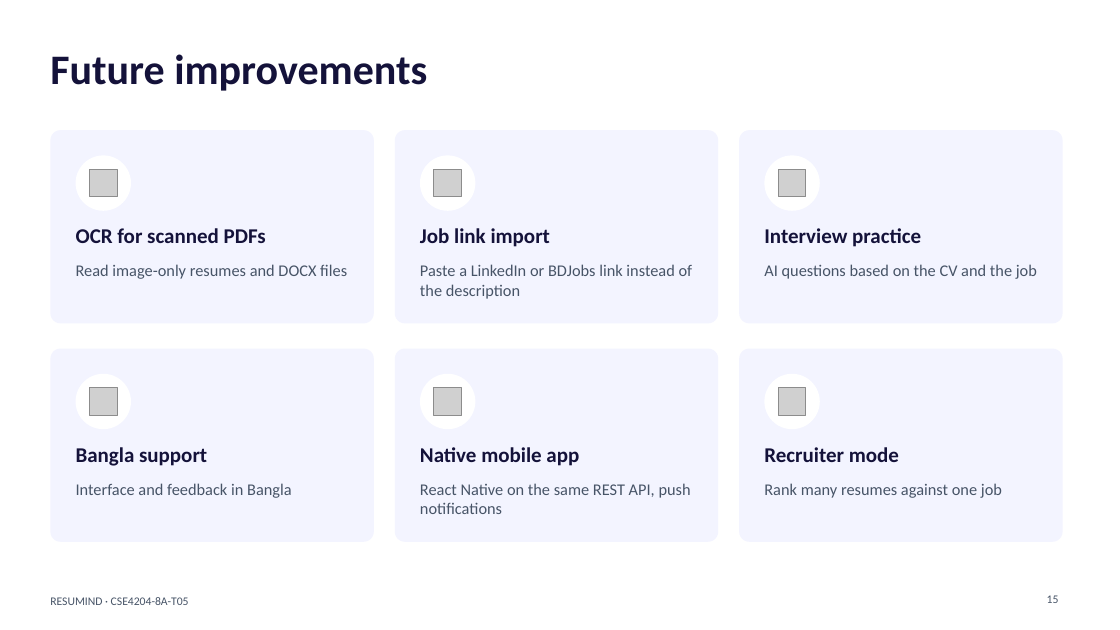
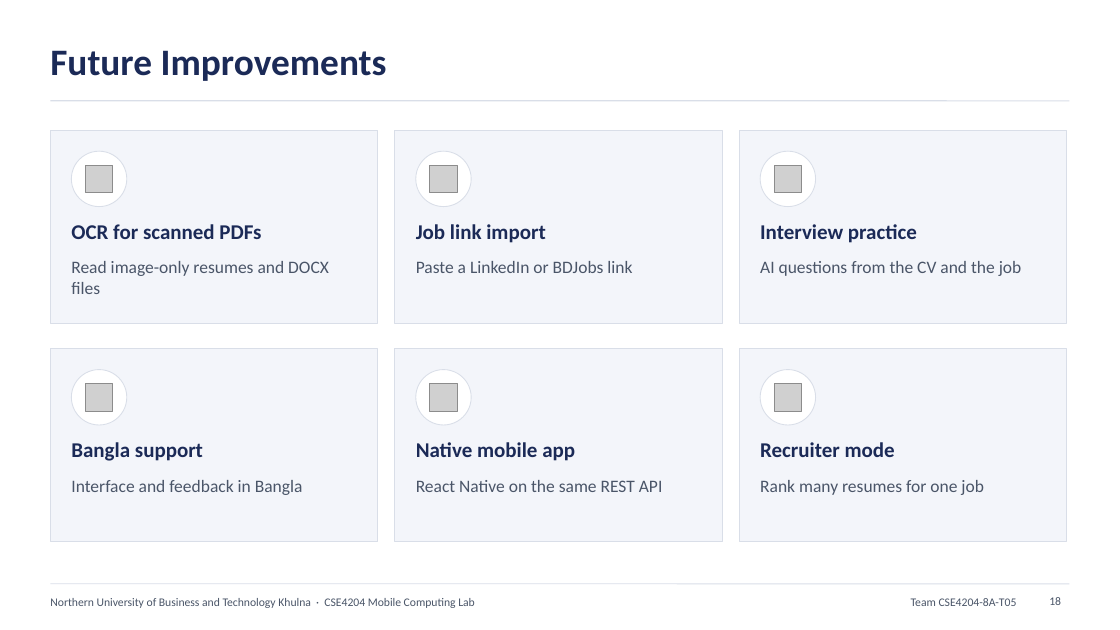
Before and after one commit to mahamud894/AI_Resume_Analyzer, a slide deck: slide 18 of documentation/Week 13 Assignment — Presentation/CSE4204-8A-T05 Presentation.pptx (slide 15 before the commit). Drawn at 1120x630 pixels with LibreOffice and Linux fonts; fonts in the diff are those of the drawing; grey boxes stand for pictures. Boxes give left, top, right and bottom in pixels: in the first picture for what was removed or moved away, otherwise in the second. Text is boxed around its words. In the diff, an @@ line names an element or a change of style, - is before the commit and + after.

Commit message:
docs: presentation in standard university style

```diff
--- a/documentation/Week 13 Assignment — Presentation/CSE4204-8A-T05 Presentation.pptx
+++ b/documentation/Week 13 Assignment — Presentation/CSE4204-8A-T05 Presentation.pptx
@@ title at (x1=50, y1=50, x2=387, y2=81): text changed; size 36 to 32 pt; text colour #14123A to #1B2A57 @@
-Future improvements
+Future Improvements
@@ line added from (50, 101) to (1070, 101), #D9DEE8 1 pt @@
@@ rounded rectangle removed at (x1=50, y1=130, x2=374, y2=323) @@
@@ rectangle added at (x1=50, y1=130, x2=378, y2=323), fill #F3F5FA, outline #D9DEE8 0.75 pt @@
@@ rounded rectangle removed at (x1=395, y1=130, x2=718, y2=323) @@
@@ rectangle added at (x1=395, y1=130, x2=723, y2=323), fill #F3F5FA, outline #D9DEE8 0.75 pt @@
@@ rounded rectangle removed at (x1=739, y1=130, x2=1063, y2=323) @@
@@ rectangle added at (x1=739, y1=130, x2=1067, y2=323), fill #F3F5FA, outline #D9DEE8 0.75 pt @@
@@ outline none to #D9DEE8 0.75 pt in 6 elements at (x1=71, y1=370, x2=127, y2=425), (x1=416, y1=370, x2=471, y2=425), (x1=760, y1=370, x2=816, y2=425), (x1=71, y1=151, x2=127, y2=207), (x1=416, y1=151, x2=471, y2=207), (x1=760, y1=151, x2=816, y2=207) @@
@@ 6 ellipses, 6 pictures moved together from (x1=76, y1=155, x2=820, y2=429) to (x1=71, y1=151, x2=816, y2=425) @@
@@ text colour #14123A to #1B2A57 in 6 elements at (x1=416, y1=442, x2=575, y2=461), (x1=71, y1=224, x2=261, y2=239), (x1=416, y1=224, x2=545, y2=243), (x1=71, y1=442, x2=203, y2=461), (x1=760, y1=442, x2=895, y2=457), (x1=760, y1=224, x2=917, y2=243) @@
@@ text "Read image-only resumes and DOCX ..." at (x1=71, y1=261, x2=329, y2=294): size 14 to 15 pt, text colour #475467 to #4A5568 @@
@@ text at (x1=416, y1=261, x2=632, y2=273): text changed; size 14 to 15 pt; text colour #475467 to #4A5568 @@
-Paste a LinkedIn or BDJobs link instead of the description
+Paste a LinkedIn or BDJobs link
@@ text at (x1=760, y1=261, x2=1022, y2=276): text changed; size 14 to 15 pt; text colour #475467 to #4A5568 @@
-AI questions based on the CV and the job
+AI questions from the CV and the job
@@ rounded rectangle removed at (x1=50, y1=349, x2=374, y2=542) @@
@@ rectangle added at (x1=50, y1=349, x2=378, y2=542), fill #F3F5FA, outline #D9DEE8 0.75 pt @@
@@ rounded rectangle removed at (x1=395, y1=349, x2=718, y2=542) @@
@@ rectangle added at (x1=395, y1=349, x2=723, y2=542), fill #F3F5FA, outline #D9DEE8 0.75 pt @@
@@ rounded rectangle removed at (x1=739, y1=349, x2=1063, y2=542) @@
@@ rectangle added at (x1=739, y1=349, x2=1067, y2=542), fill #F3F5FA, outline #D9DEE8 0.75 pt @@
@@ text "Interface and feedback in Bangla" at (x1=71, y1=480, x2=303, y2=495): size 14 to 15 pt, text colour #475467 to #4A5568 @@
@@ text at (x1=416, y1=480, x2=663, y2=492): text changed; size 14 to 15 pt; text colour #475467 to #4A5568 @@
-React Native on the same REST API, push notifications
+React Native on the same REST API
@@ text at (x1=760, y1=480, x2=984, y2=495): text changed; size 14 to 15 pt; text colour #475467 to #4A5568 @@
-Rank many resumes against one job
+Rank many resumes for one job
@@ line added from (50, 584) to (1070, 584), #D9DEE8 0.75 pt @@
@@ text added at (x1=50, y1=598, x2=475, y2=608), 10 pt, text #4A5568 @@
+Northern University of Business and Technology Khulna · CSE4204 Mobile Computing Lab
@@ text at (x1=911, y1=598, x2=1017, y2=606): text changed; text colour #475467 to #4A5568 @@
-RESUMIND · CSE4204-8A-T05
+Team CSE4204-8A-T05
@@ page number removed at (x1=1047, y1=595, x2=1059, y2=603) @@
-15
@@ page number added at (x1=1049, y1=597, x2=1061, y2=605), 10 pt, text #4A5568 @@
+18
```
Also in this commit, not shown: 13 other slides changed, 6 slides added, 2 slides removed, 1 other file.
